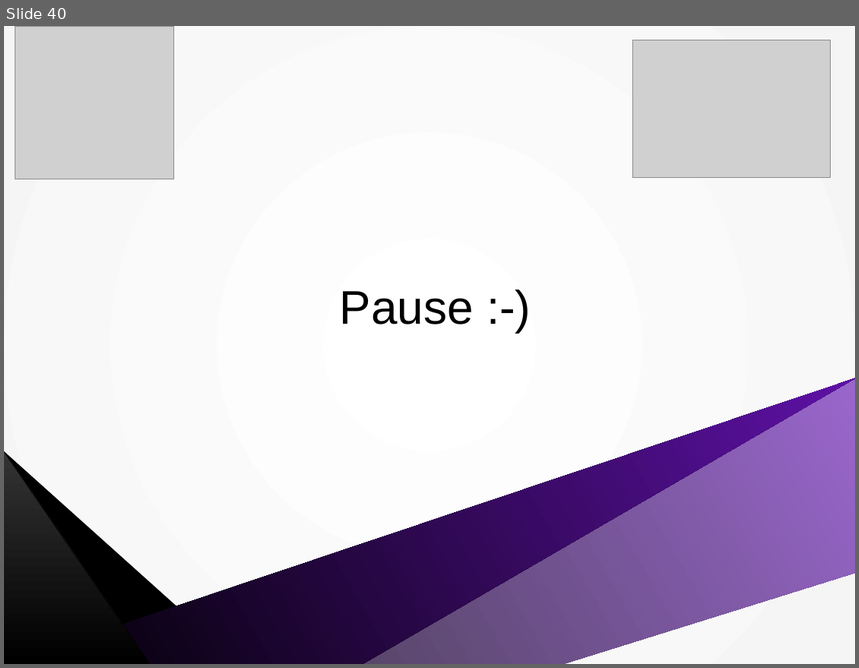
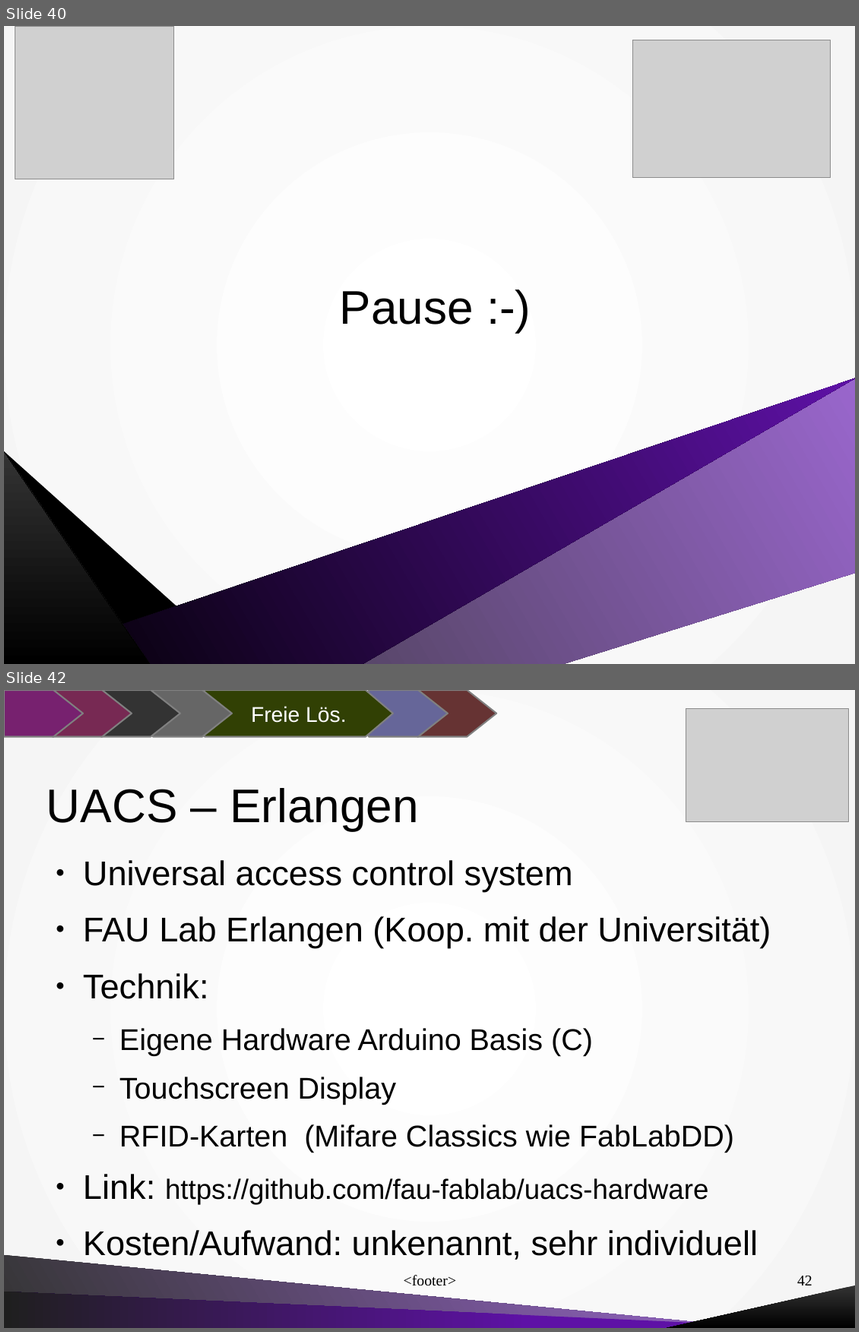
Before and after one commit to mdrobisch/roseguarden, a slide deck: documentation/presentations/Talk_at_VOW_Dresden_Germany_2015-11-06.odp. Shown one above the other, each under a label of ours: slide 40 before the commit, slides 40 and 42 after it; the slides between them are not shown. The pictures are 859x668 and 859x1332 pixels, drawn with LibreOffice and Linux fonts; fonts in the diff are those of the drawing; grey boxes stand for pictures. Boxes give left, top, right and bottom in pixels: in the first picture for what was removed or moved away, otherwise in the second. Text is boxed around its words. In the diff, an @@ line names an element or a change of style, - is before the commit and + after.

```diff
--- a/documentation/presentations/Talk_at_VOW_Dresden_Germany_2015-11-06.odp
+++ b/documentation/presentations/Talk_at_VOW_Dresden_Germany_2015-11-06.odp
@@ slide 42 added at bbox=[4, 690, 855, 1328], background gradient #FFFFFF to #F5F5F5 @@
@@ freeform shape added at bbox=[4, 690, 83, 737], fill #77216F, outline #808080 1.45 pt @@
@@ freeform shape added at bbox=[53, 690, 132, 737], fill #772953, outline #808080 1.45 pt @@
@@ freeform shape added at bbox=[101, 690, 180, 737], fill #333333, outline #808080 1.45 pt @@
@@ freeform shape added at bbox=[153, 690, 232, 737], fill #666666, outline #808080 1.45 pt @@
@@ freeform shape added at bbox=[205, 690, 393, 737], fill #314004, outline #808080 1.45 pt, 20 pt, text #FFFFFF @@
+Freie Lös.
@@ freeform shape added at bbox=[369, 690, 447, 737], fill #666699, outline #808080 1.45 pt @@
@@ freeform shape added at bbox=[418, 690, 496, 737], fill #663333, outline #808080 1.45 pt @@
@@ picture added at bbox=[686, 708, 849, 822] @@
@@ title added at bbox=[47, 788, 418, 831], 44 pt, text #000000 @@
+UACS – Erlangen
@@ text added at bbox=[83, 860, 771, 1260], 32 pt, text #000000 @@
+● Universal access control system
+● FAU Lab Erlangen (Koop. mit der Universität)
+● Technik:
+  − Eigene Hardware Arduino Basis (C)
+  − Touchscreen Display
+  − RFID-Karten (Mifare Classics wie FabLabDD)
+● Link: https://github.com/fau-fablab/uacs-hardware
+● Kosten/Aufwand: unkenannt, sehr individuell
@@ freeform shape added at bbox=[4, 1255, 758, 1328], fill gradient #353535 to #9966CC @@
@@ text added at bbox=[404, 1275, 456, 1287], 14 pt, text #000000 @@
+<footer>
@@ page number added at bbox=[797, 1276, 813, 1286], 14 pt, text #000000 @@
+42
@@ freeform shape added at bbox=[4, 1293, 813, 1328], fill gradient #5E11A6 to #1F1F1F @@
@@ freeform shape added at bbox=[667, 1287, 855, 1328], fill gradient #333333 to #000000 @@
```
Also in this commit, not shown: 7 slides changed, 21 other slides added, 2 slides removed.
